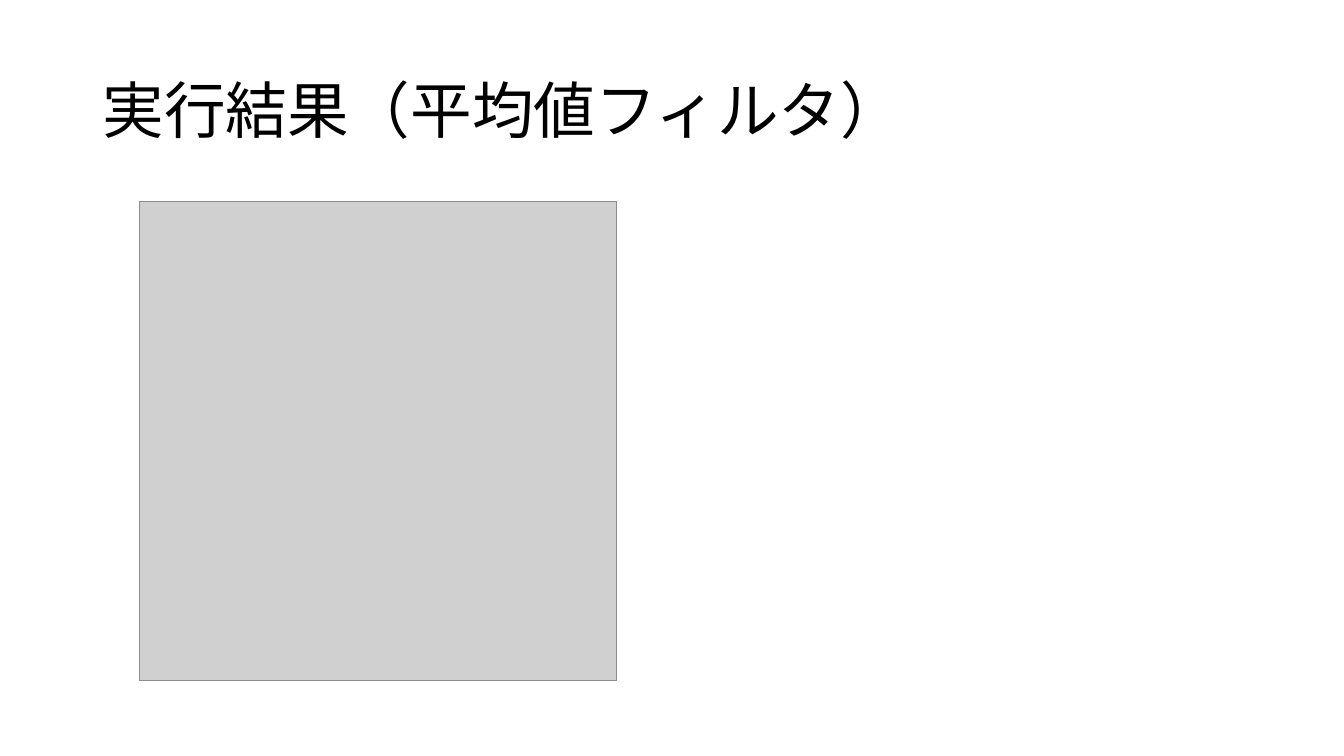
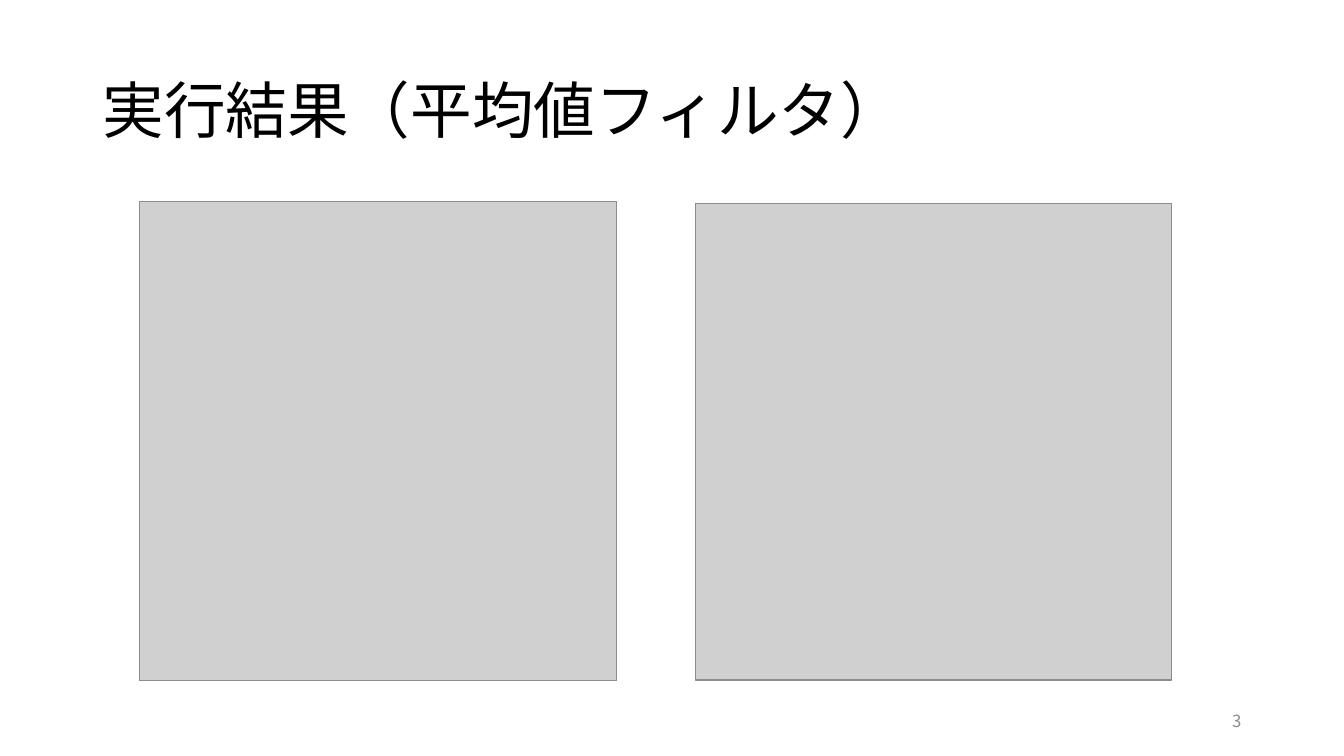
Before and after one commit to tamu0106/IN4_exp, a slide deck: slide 3 of exp_c/slide/実験C.pptx. Drawn at 1344x756 pixels with LibreOffice and Linux fonts; fonts in the diff are those of the drawing; grey boxes stand for pictures. Boxes give left, top, right and bottom in pixels: in the first picture for what was removed or moved away, otherwise in the second. Text is boxed around its words. In the diff, an @@ line names an element or a change of style, - is before the commit and + after.

```diff
--- a/exp_c/slide/実験C.pptx
+++ b/exp_c/slide/実験C.pptx
@@ picture added at bbox=[696, 204, 1172, 680] @@
@@ page number added at bbox=[1232, 714, 1241, 727], 12 pt, text #8C8C8C @@
+3
```
Also in this commit, not shown: 6 other slides changed, 4 slides added, 1 slide removed, 5 other files.
